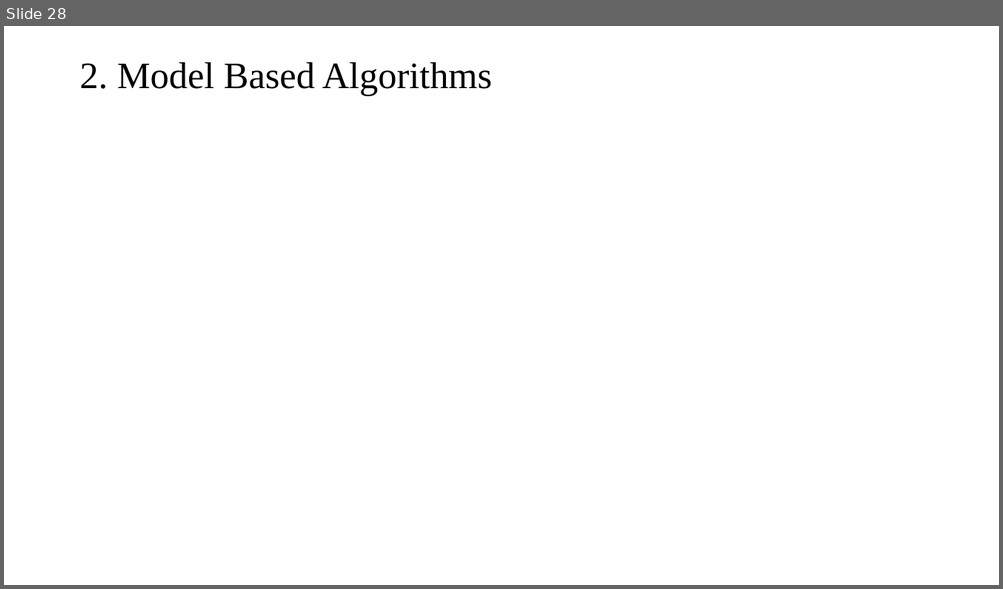
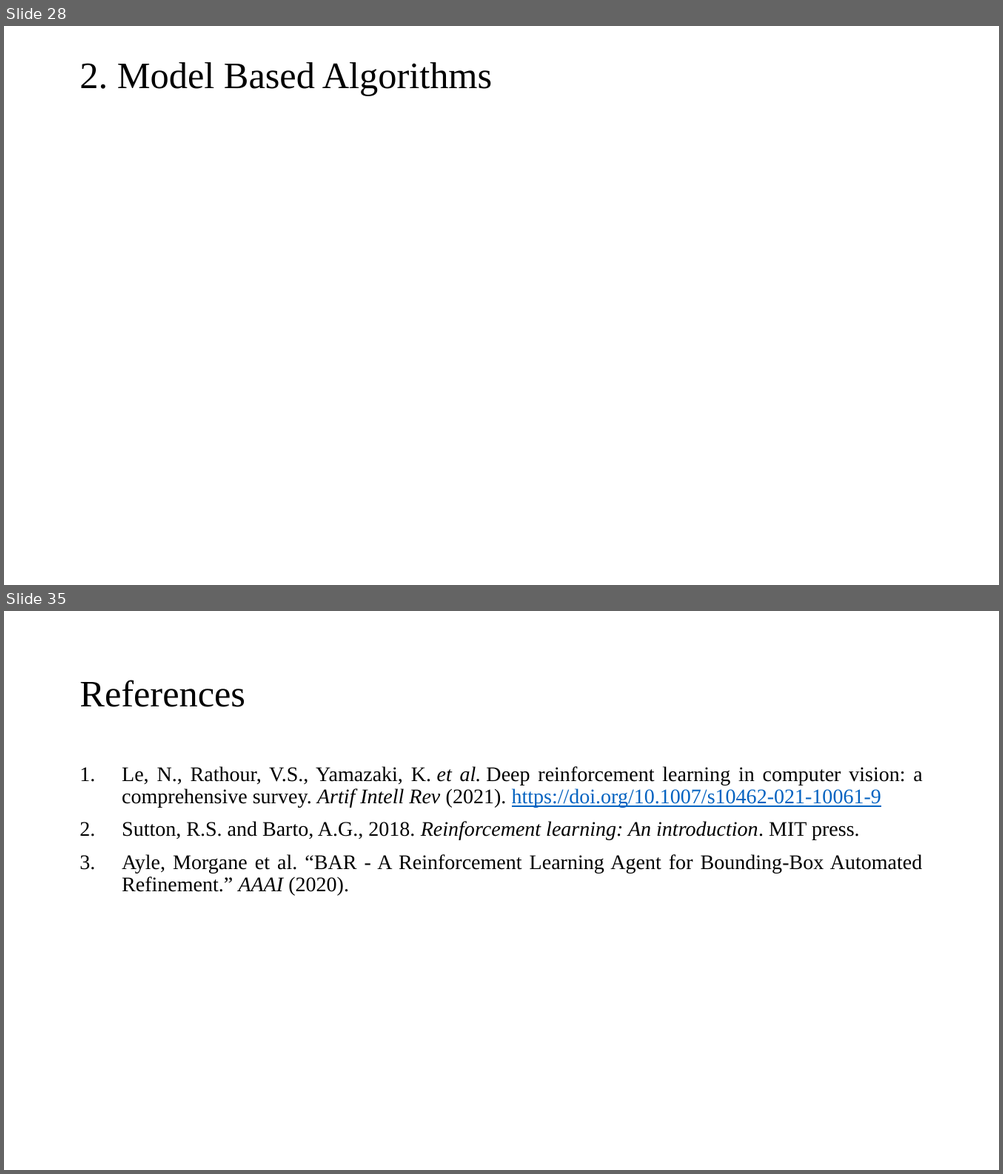
Before and after one commit to mlnewbie1996/Dissertation-MTech, a slide deck: Phase_I/Dissertation_Phase1.pptx. Shown one above the other, each under a label of ours: slide 28 before the commit, slides 28 and 35 after it; the slides between them are not shown. The pictures are 1003x589 and 1003x1174 pixels, drawn with LibreOffice and Linux fonts; fonts in the diff are those of the drawing; grey boxes stand for pictures. Boxes give left, top, right and bottom in pixels: in the first picture for what was removed or moved away, otherwise in the second. Text is boxed around its words. In the diff, an @@ line names an element or a change of style, - is before the commit and + after.

```diff
--- a/Phase_I/Dissertation_Phase1.pptx
+++ b/Phase_I/Dissertation_Phase1.pptx
@@ slide 35 added at <box>4,611,999,1170</box>, background #FFFFFF @@
@@ title added at <box>79,680,245,707</box>, 36 pt, text #000000 @@
+References
@@ text added at <box>122,766,922,896</box>, 20 pt, text #000000 @@
+1. Le, N., Rathour, V.S., Yamazaki, K. et al. Deep reinforcement learning in computer vision: a comprehensive survey. Artif Intell Rev (2021). https://doi.org/10.1007/s10462-021-10061-9
+2. Sutton, R.S. and Barto, A.G., 2018. Reinforcement learning: An introduction. MIT press.
+3. Ayle, Morgane et al. “BAR - A Reinforcement Learning Agent for Bounding-Box Automated Refinement.” AAAI (2020).
```
Also in this commit, not shown: 1 slide changed, 8 other slides added, 3 slides removed, 9 other files.
